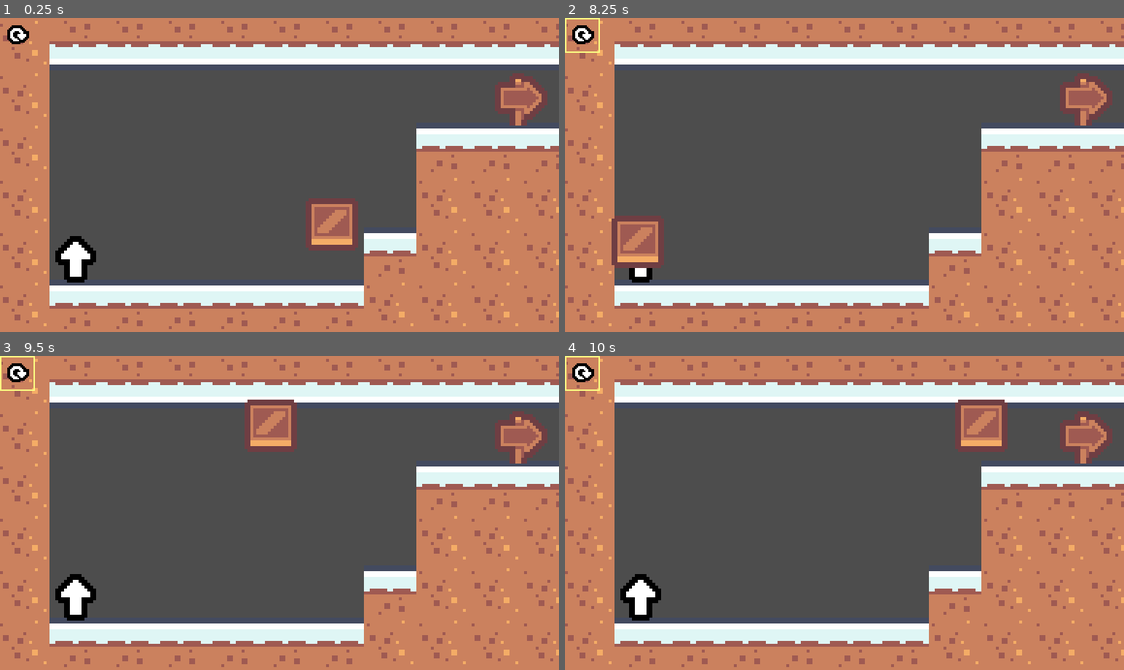
Above: before the commit, frames 1-4 (two rows, left to right).
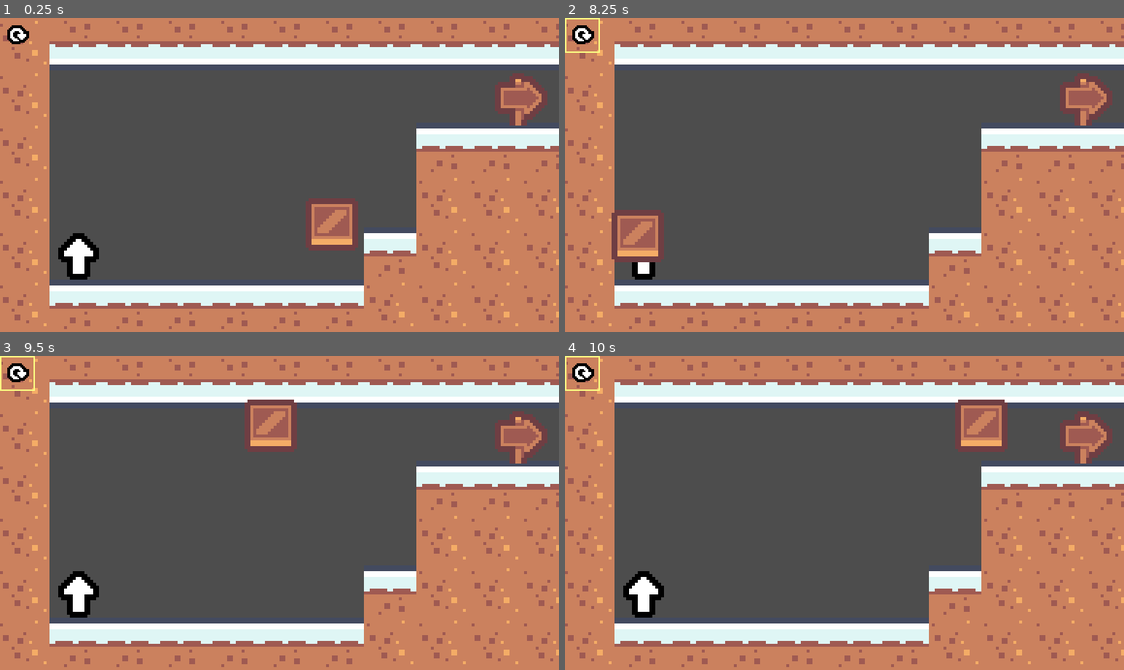
Above: after the commit, the same moments.

Repository: youer0219/Exocave
Game: Godot game, scene res://test/world.tscn
The game is run twice, just before and just after one commit, with the same random seed, the same clock (stepped at 60 frames per second) and the same inputs.
Inputs (mouse positions are in pixels of both pictures, inside the frame that each line leads up to):
- Up to frame 1 (0.25 s): no input
- Up to frame 2 (8.25 s): tap Enter (ui_accept) at 0.5, 0.77, 2.75, 3.02, 3.5, 4.52, 5.27, 6.02, 7.52 s; hold Right (ui_right) 0.53-1.25 s; click (581, 36) at 1.25 s; click (581, 36) at 2 s; hold Right (ui_right) 2.78-3.53 s; hold Left (ui_left) 3.53-4.28 s; hold Right (ui_right) 4.28-5.78 s; hold Left (ui_left) 5.78-6.53 s; hold Right (ui_right) 6.53-7.28 s; hold Left (ui_left) from 7.28 s (still down)
- Up to frame 3 (9.5 s): tap Enter (ui_accept) at 8.27, 8.75, 9.02 s; release Left (ui_left) at 8.78 s; hold Right (ui_right) from 8.78 s (still down)
- Up to frame 4 (10 s): keep holding Right (ui_right)

The runs differ from the first frame. In frame 1, 0.4% of the frame differs, in the area x 9-18%, y 68-85%; in frame 2, 1.1%, in the area x 8-18%, y 61-85%; in frame 3, 0.4%; in frame 4, 0.4%.

Commit message:
优化关卡节点组织和设计

Diff:
--- a/scenes/level/level.tscn
+++ b/scenes/level/level.tscn
@@ -1,9 +1,8 @@
-[gd_scene load_steps=13 format=4 uid="uid://bhgetgieutmei"]
+[gd_scene load_steps=12 format=4 uid="uid://bhgetgieutmei"]
 
 [ext_resource type="Script" uid="uid://b1faq7nkveveq" path="res://scenes/level/level.gd" id="1_wcngd"]
 [ext_resource type="Script" uid="uid://v6jpyrttgo7t" path="res://components/grivate_area_2d.gd" id="2_xv074"]
 [ext_resource type="TileSet" uid="uid://bsrch7xw56pii" path="res://data/map/world.tres" id="3_sytrn"]
-[ext_resource type="PackedScene" uid="uid://bwad2h4qrsxb7" path="res://scenes/gravity_flip_area_2d/gravity_flip_area_2d.tscn" id="4_tf2q7"]
 [ext_resource type="PackedScene" uid="uid://bwo22nee7dils" path="res://scenes/win_area_2d/win_area_2d.tscn" id="5_pe1ox"]
 [ext_resource type="PackedScene" uid="uid://dr0farklgsayx" path="res://scenes/player/player.tscn" id="7_b7m21"]
 [ext_resource type="Texture2D" uid="uid://domvpvowqypxy" path="res://assets/kenney_cursor-pixel-pack/Tilemap/tilemap.png" id="8_xv074"]
@@ -58,11 +57,14 @@
 
 [node name="Items" type="Node2D" parent="."]
 
-[node name="GravityFlipArea2D" parent="Items" instance=ExtResource("4_tf2q7")]
-position = Vector2(27, 83)
-
 [node name="WinArea2D" parent="Items" instance=ExtResource("5_pe1ox")]
 position = Vector2(180, 28)
+
+[node name="GravityFlipArea2Ds" type="Node2D" parent="Items"]
+
+[node name="Boxs" type="Node2D" parent="Items"]
+
+[node name="OneWayPlatformers" type="Node2D" parent="Items"]
 
 [node name="Player" parent="." instance=ExtResource("7_b7m21")]
 position = Vector2(115, 46)
--- a/scenes/level/levels/level_01.tscn
+++ b/scenes/level/levels/level_01.tscn
@@ -1,6 +1,7 @@
-[gd_scene load_steps=6 format=3 uid="uid://c0fgq1mj8r5e7"]
+[gd_scene load_steps=7 format=3 uid="uid://c0fgq1mj8r5e7"]
 
 [ext_resource type="PackedScene" uid="uid://bhgetgieutmei" path="res://scenes/level/level.tscn" id="1_qukfu"]
+[ext_resource type="PackedScene" uid="uid://bwad2h4qrsxb7" path="res://scenes/gravity_flip_area_2d/gravity_flip_area_2d.tscn" id="2_7ugam"]
 
 [sub_resource type="RectangleShape2D" id="RectangleShape2D_qukfu"]
 size = Vector2(246, 143)
@@ -35,6 +36,9 @@
 position = Vector2(-187, -126.5)
 shape = SubResource("RectangleShape2D_qukfu")
 
+[node name="GravityFlipArea2D" parent="Items/GravityFlipArea2Ds" index="0" instance=ExtResource("2_7ugam")]
+position = Vector2(28, 82)
+
 [node name="Button" parent="UI" index="0"]
 theme_override_styles/hover = SubResource("StyleBoxFlat_qukfu")
 theme_override_styles/pressed = SubResource("StyleBoxFlat_7ugam")
--- a/scenes/level/levels/level_02.tscn
+++ b/scenes/level/levels/level_02.tscn
@@ -1,6 +1,7 @@
-[gd_scene load_steps=7 format=4 uid="uid://dxu5dmsl7hp3"]
+[gd_scene load_steps=8 format=4 uid="uid://dxu5dmsl7hp3"]
 
 [ext_resource type="PackedScene" uid="uid://bhgetgieutmei" path="res://scenes/level/level.tscn" id="1_5sflw"]
+[ext_resource type="PackedScene" uid="uid://bwad2h4qrsxb7" path="res://scenes/gravity_flip_area_2d/gravity_flip_area_2d.tscn" id="2_fpvcb"]
 [ext_resource type="PackedScene" uid="uid://bkvo1v8o26fam" path="res://scenes/box/box.tscn" id="2_tltkb"]
 
 [sub_resource type="RectangleShape2D" id="RectangleShape2D_5sflw"]
@@ -39,13 +40,13 @@
 [node name="TileMapLayer" parent="." index="1"]
 tile_map_data = PackedByteArray("AAAAAAYACgACAAYAAAAAAAUACgACAAYAAAAAAAQACgACAAYAAAAAAAMACgACAAYAAAAAAAIACgACAAYAAAAAAA …(880 unchanged characters)…
 
-[node name="GravityFlipArea2D" parent="Items" index="0"]
-position = Vector2(29, 118)
-
-[node name="WinArea2D" parent="Items" index="1"]
+[node name="WinArea2D" parent="Items" index="0"]
 position = Vector2(240, 28)
 
-[node name="Box" parent="Items" index="2" instance=ExtResource("2_tltkb")]
+[node name="GravityFlipArea2D" parent="Items/GravityFlipArea2Ds" index="0" instance=ExtResource("2_fpvcb")]
+position = Vector2(28, 118)
+
+[node name="Box" parent="Items/Boxs" index="0" instance=ExtResource("2_tltkb")]
 position = Vector2(197, 115)
 
 [node name="Player" parent="." index="3"]
--- a/scenes/level/levels/level_03.tscn
+++ b/scenes/level/levels/level_03.tscn
@@ -40,23 +40,23 @@
 [node name="TileMapLayer" parent="." index="1"]
 tile_map_data = PackedByteArray("AAAAAAYACgACAAYAAAAAAAUACgACAAYAAAAAAAQACgACAAYAAAAAAAMACgACAAYAAAAAAAIACgACAAYAAAAAAA …(1296 unchanged characters)…
 
-[node name="GravityFlipArea2D" parent="Items" index="0"]
-position = Vector2(30, 204)
+[node name="WinArea2D" parent="Items" index="0"]
+position = Vector2(361, 207)
 
-[node name="GravityFlipArea2D2" parent="Items" index="1" instance=ExtResource("2_8p5re")]
+[node name="GravityFlipArea2D2" parent="Items/GravityFlipArea2Ds" index="0" instance=ExtResource("2_8p5re")]
 position = Vector2(50, 27)
 gravity_state = 0
 
-[node name="WinArea2D" parent="Items" index="2"]
-position = Vector2(361, 207)
+[node name="GravityFlipArea2D" parent="Items/GravityFlipArea2Ds" index="1" instance=ExtResource("2_8p5re")]
+position = Vector2(35, 207)
 
-[node name="SlowBox" parent="Items" index="3" instance=ExtResource("3_v1p6c")]
+[node name="SlowBox" parent="Items/Boxs" index="0" instance=ExtResource("3_v1p6c")]
 position = Vector2(116, 41)
 mass = 5.0
 gravity_scale = 0.1
 box_type = 1
 
-[node name="Box" parent="Items" index="4" instance=ExtResource("3_v1p6c")]
+[node name="Box" parent="Items/Boxs" index="1" instance=ExtResource("3_v1p6c")]
 position = Vector2(335, 29)
 
 [node name="Player" parent="." index="3"]
--- a/scenes/level/levels/level_04.tscn
+++ b/scenes/level/levels/level_04.tscn
@@ -39,58 +39,58 @@
 shape = SubResource("RectangleShape2D_l23p1")
 
 [node name="TileMapLayer" parent="." index="1"]
-tile_map_data = PackedByteArray("AAAAAAYACgACAAYAAAAAAAUACgA …(2896 unchanged characters)… CAAYAAAAaAAcACgACAAUAAAAZAAYACgACAAUAAAANAA4ACgACAAYAAAANAA0ACgACAAUAAAASAAcACgACAAYAAAASAAYACgACAAUAAAA=")
+tile_map_data = PackedByteArray("AAAAAAYACgACAAYAAAAAAAUACgA …(2896 unchanged characters)… CAAYAAAAaAAcACgACAAUAAAAZAAYACgACAAUAAAASAAcACgACAAYAAAASAAYACgACAAUAAAANAA4ACgACAAYAAAANAA0ACgACAAUAAAA=")
 
-[node name="GravityFlipArea2D" parent="Items" index="0"]
-position = Vector2(490, 31)
+[node name="WinArea2D" parent="Items" index="0"]
+position = Vector2(497, 262)
+
+[node name="GravityFlipArea2D" parent="Items/GravityFlipArea2Ds" index="0" instance=ExtResource("2_wbvef")]
+position = Vector2(426, 29)
 gravity_state = 0
 
-[node name="GravityFlipArea2D2" parent="Items" index="1" instance=ExtResource("2_wbvef")]
+[node name="GravityFlipArea2D2" parent="Items/GravityFlipArea2Ds" index="1" instance=ExtResource("2_wbvef")]
 position = Vector2(378, 176)
 gravity_state = 0
 
-[node name="GravityFlipArea2D3" parent="Items" index="2" instance=ExtResource("2_wbvef")]
+[node name="GravityFlipArea2D3" parent="Items/GravityFlipArea2Ds" index="2" instance=ExtResource("2_wbvef")]
 position = Vector2(161, 118)
 
-[node name="GravityFlipArea2D4" parent="Items" index="3" instance=ExtResource("2_wbvef")]
+[node name="GravityFlipArea2D4" parent="Items/GravityFlipArea2Ds" index="3" instance=ExtResource("2_wbvef")]
 position = Vector2(381, 258)
 
-[node name="GravityFlipArea2D5" parent="Items" index="4" instance=ExtResource("2_wbvef")]
+[node name="GravityFlipArea2D5" parent="Items/GravityFlipArea2Ds" index="4" instance=ExtResource("2_wbvef")]
 position = Vector2(30, 193)
 gravity_state = 0
 
-[node name="GravityFlipArea2D6" parent="Items" index="5" instance=ExtResource("2_wbvef")]
+[node name="GravityFlipArea2D6" parent="Items/GravityFlipArea2Ds" index="5" instance=ExtResource("2_wbvef")]
 position = Vector2(35, 31)
 gravity_state = 0
 
-[node name="WinArea2D" parent="Items" index="6"]
-position = Vector2(497, 262)
-
-[node name="Box" parent="Items" index="7" instance=ExtResource("2_j3lvj")]
+[node name="Box" parent="Items/Boxs" index="0" instance=ExtResource("2_j3lvj")]
 position = Vector2(82, 192)
 
-[node name="Box2" parent="Items" index="8" instance=ExtResource("2_j3lvj")]
+[node name="Box2" parent="Items/Boxs" index="1" instance=ExtResource("2_j3lvj")]
 position = Vector2(263, 133)
 mass = 5.0
 gravity_scale = 0.1
 box_type = 1
 
-[node name="OneWayPlatformer" parent="Items" index="9" instance=ExtResource("3_wbvef")]
+[node name="OneWayPlatformer" parent="Items/OneWayPlatformers" index="0" instance=ExtResource("3_wbvef")]
 position = Vector2(119, 264)
 
-[node name="OneWayPlatformer5" parent="Items" index="10" instance=ExtResource("3_wbvef")]
+[node name="OneWayPlatformer5" parent="Items/OneWayPlatformers" index="1" instance=ExtResource("3_wbvef")]
 position = Vector2(101, 264)
 
-[node name="OneWayPlatformer6" parent="Items" index="11" instance=ExtResource("3_wbvef")]
+[node name="OneWayPlatformer6" parent="Items/OneWayPlatformers" index="2" instance=ExtResource("3_wbvef")]
 position = Vector2(440, 233)
 
-[node name="OneWayPlatformer2" parent="Items" index="12" instance=ExtResource("3_wbvef")]
+[node name="OneWayPlatformer2" parent="Items/OneWayPlatformers" index="3" instance=ExtResource("3_wbvef")]
 position = Vector2(169, 228)
 
-[node name="OneWayPlatformer3" parent="Items" index="13" instance=ExtResource("3_wbvef")]
+[node name="OneWayPlatformer3" parent="Items/OneWayPlatformers" index="4" instance=ExtResource("3_wbvef")]
 position = Vector2(379, 141)
 
-[node name="OneWayPlatformer4" parent="Items" index="14" instance=ExtResource("3_wbvef")]
+[node name="OneWayPlatformer4" parent="Items/OneWayPlatformers" index="5" instance=ExtResource("3_wbvef")]
 position = Vector2(262, 120)
 
 [node name="Player" parent="." index="3"]
Not shown, changed: 开发日志.md
